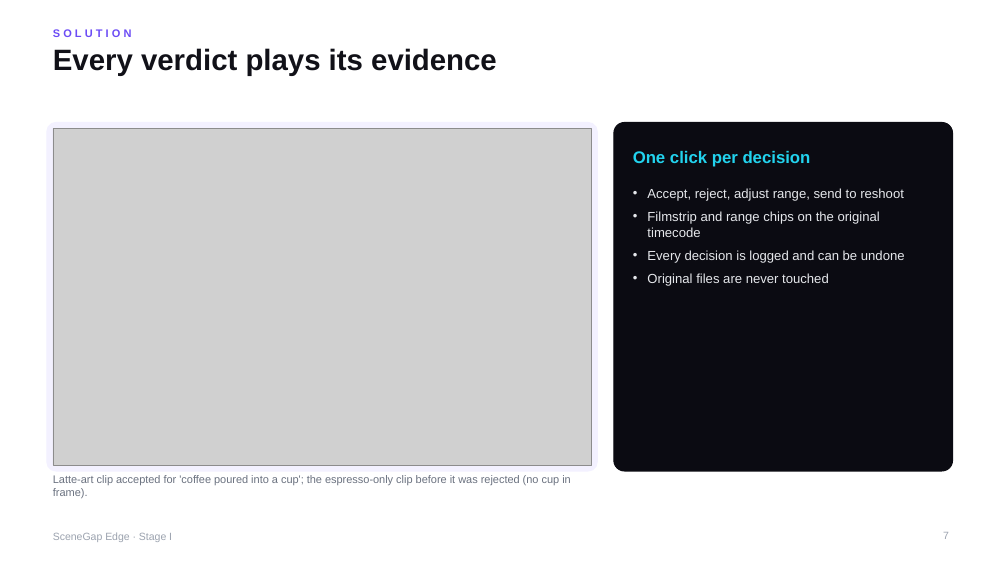
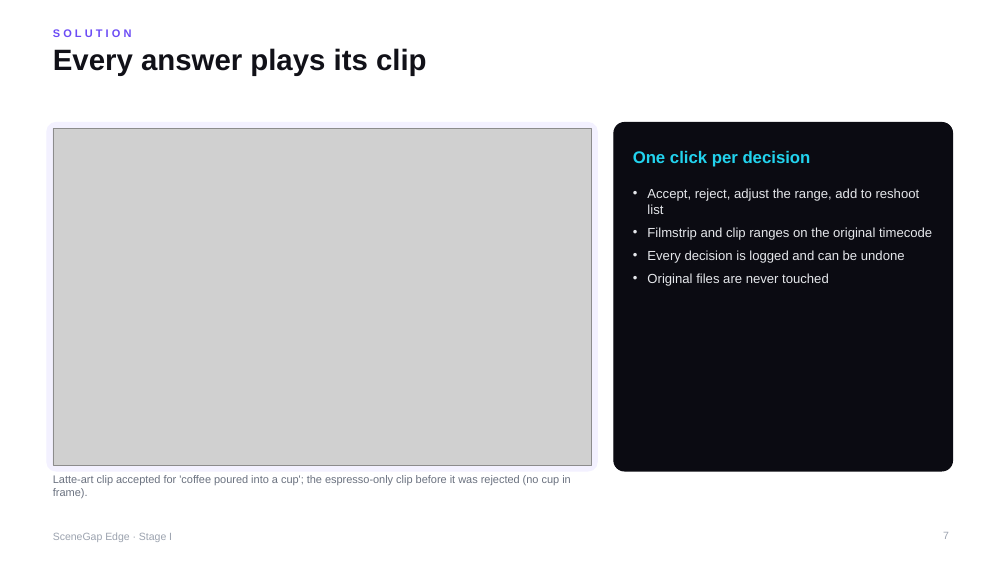
Before and after one commit to yu9bryan/scenegap-edge, a slide deck: slide 7 of docs/deck/SceneGapEdge_StageI_Proposal.pptx. Drawn at 1008x567 pixels with LibreOffice and Linux fonts; fonts in the diff are those of the drawing; grey boxes stand for pictures. Boxes give left, top, right and bottom in pixels: in the first picture for what was removed or moved away, otherwise in the second. Text is boxed around its words. In the diff, an @@ line names an element or a change of style, - is before the commit and + after.

```diff
--- a/docs/deck/SceneGapEdge_StageI_Proposal.pptx
+++ b/docs/deck/SceneGapEdge_StageI_Proposal.pptx
@@ title at (53,48,427,76): text changed @@
-Every verdict plays its evidence
+Every answer plays its clip
@@ text at (647,188,932,240): text changed @@
-• Accept, reject, adjust range, send to reshoot
-• Filmstrip and range chips on the original timecode
+• Accept, reject, adjust the range, add to reshoot list
+• Filmstrip and clip ranges on the original timecode
```
Also in this commit, not shown: 22 other slides changed, 1 slide added, 3 other files.
